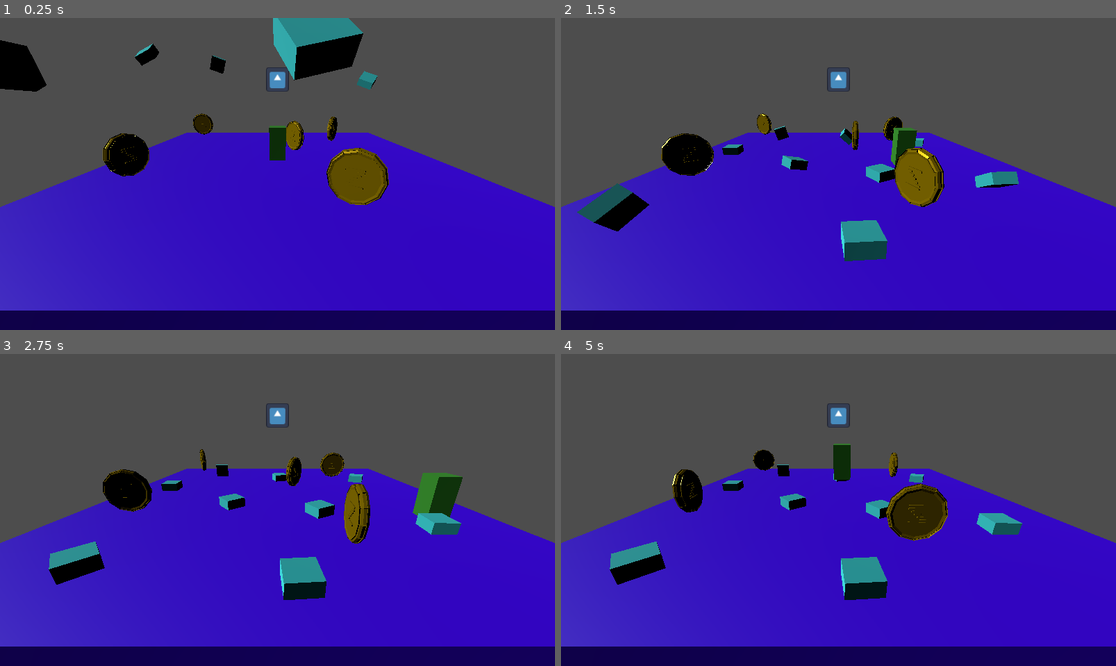
Above: before the commit, frames 1-4 (two rows, left to right).
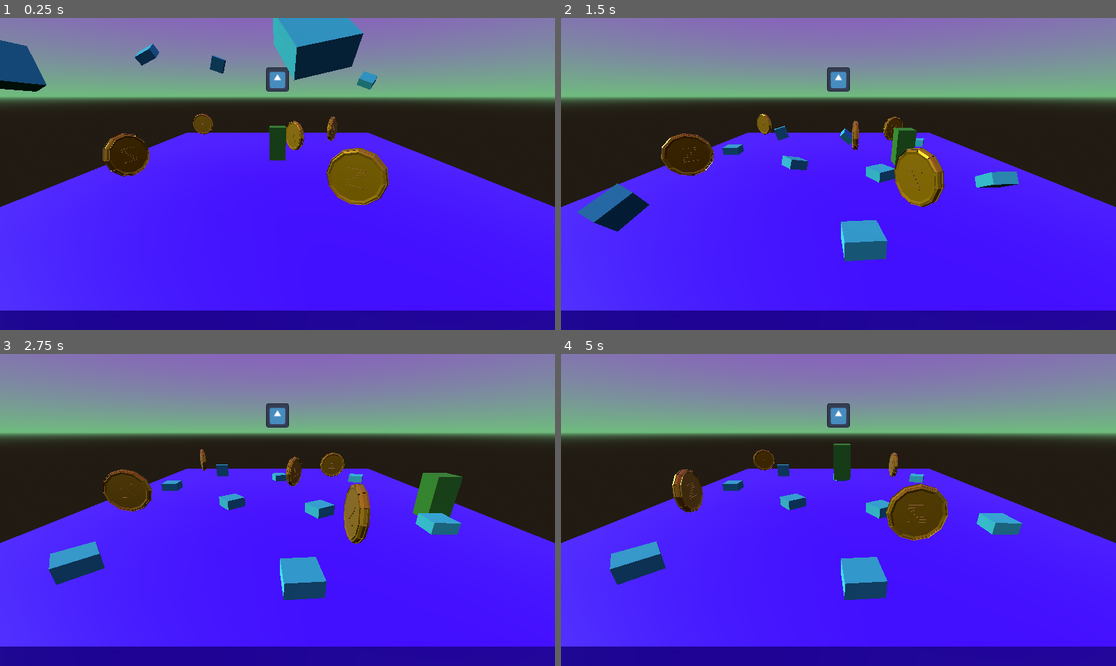
Above: after the commit, the same moments.

Repository: IsaiahMurray/3D-Platformer-Tutorial
Game: Godot game, scene res://scenes/level_1.tscn
The game is run twice, just before and just after one commit, with the same random seed, the same clock (stepped at 60 frames per second) and the same inputs. The engine's default icon, where the game draws it, is replaced by a stand-in: a white triangle on a blue panel in a dark square.
Inputs:
- Up to frame 1 (0.25 s): no input
- Up to frame 2 (1.5 s): tap Enter (ui_accept) at 0.5, 0.77 s; hold Right (ui_right) 0.53-1.28 s; hold Down (ui_down) from 1.28 s (still down)
- Up to frame 3 (2.75 s): tap Enter (ui_accept) at 1.52 s; release Down (ui_down) at 2.03 s; hold Right (ui_right) from 2.03 s (still down)
- Up to frame 4 (5 s): release Right (ui_right) at 2.78 s; hold Up (ui_up) 2.78-3.53 s; tap Enter (ui_accept) at 3.02, 3.77, 4.52 s; hold Left (ui_left) from 3.53 s (still down)

The runs differ from the first frame. In frame 1, 97% of the frame differs, in the area x 0-100%, y 0-100%; in frame 2, 98%; in frame 3, 98%; in frame 4, 98%.

Commit message:
Added sky
-Created materials for the sky, ground, and horizon

Diff:
--- a/3d-platformer-tutorial/scenes/level_1.tscn
+++ b/3d-platformer-tutorial/scenes/level_1.tscn
@@ -17,6 +17,20 @@
 
 [sub_resource type="BoxShape3D" id="BoxShape3D_2w10j"]
 size = Vector3(20, 1, 20)
+
+[sub_resource type="ProceduralSkyMaterial" id="ProceduralSkyMaterial_23iua"]
+sky_top_color = Color(0.562029, 0.27301, 0.816479, 1)
+sky_horizon_color = Color(0.432126, 0.737165, 0.489319, 1)
+ground_bottom_color = Color(0.137947, 0.114357, 0.0869545, 1)
+ground_horizon_color = Color(0.431373, 0.737255, 0.490196, 1)
+ground_curve = 0.00757873
+
+[sub_resource type="Sky" id="Sky_e65sh"]
+sky_material = SubResource("ProceduralSkyMaterial_23iua")
+
+[sub_resource type="Environment" id="Environment_sithj"]
+background_mode = 2
+sky = SubResource("Sky_e65sh")
 
 [node name="Level1" type="Node3D"]
 
@@ -89,3 +103,6 @@
 transform = Transform3D(1, 0, 0, 0, 1, 0, 0, 0, 1, 0, 5.1089, 0)
 texture = ExtResource("4_i75v6")
 script = ExtResource("5_a306l")
+
+[node name="WorldEnvironment" type="WorldEnvironment" parent="."]
+environment = SubResource("Environment_sithj")
Not shown: 1 places in 3d-platformer-tutorial/scenes/level_1.tscn that only renumber resources
